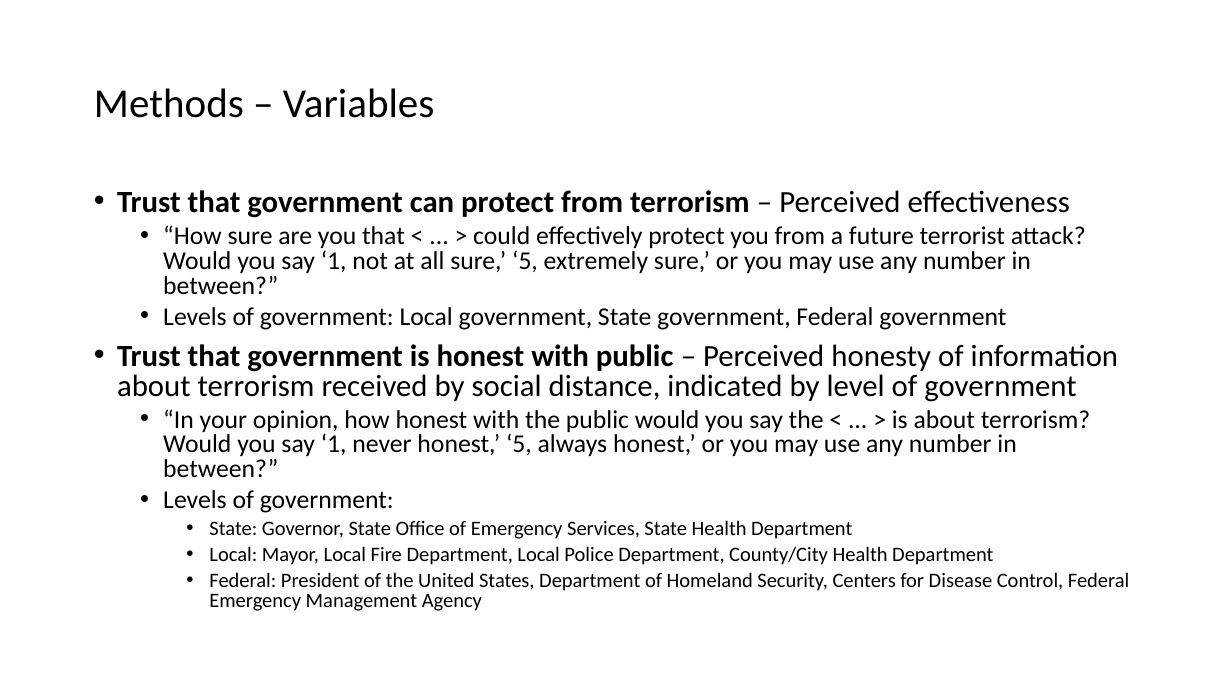
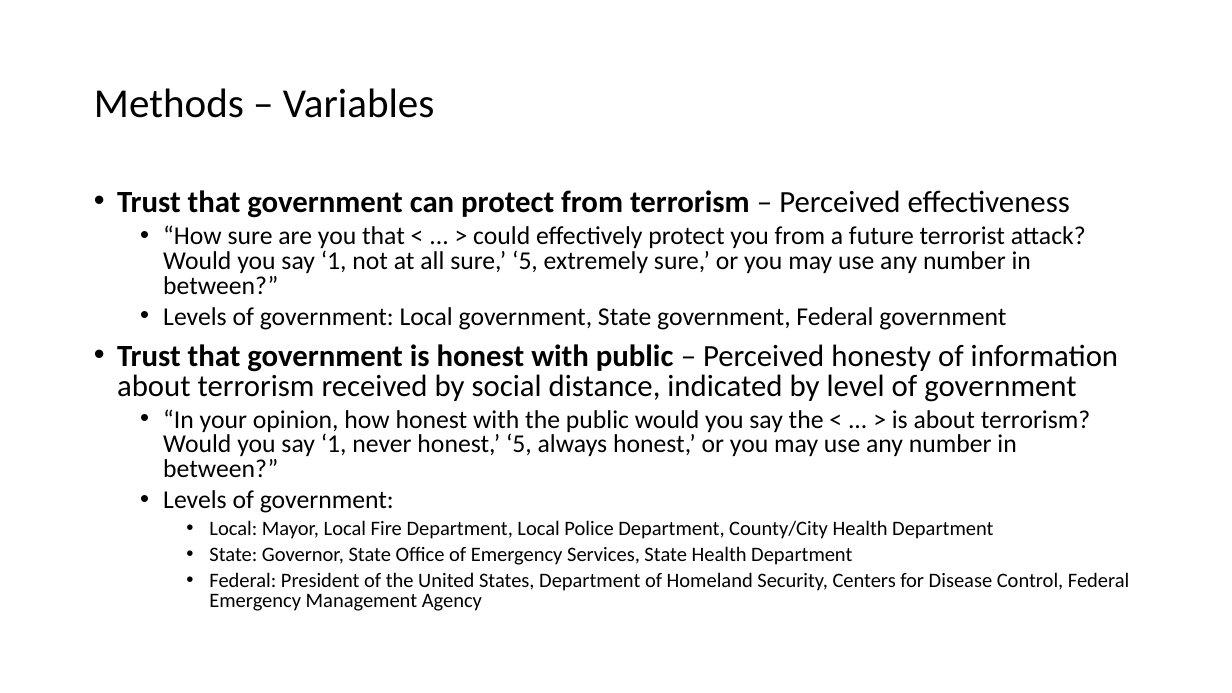
Before and after one commit to ska247/ADA-Final-Project, a slide deck: slide 8 of ADA Presentation.pptx. Drawn at 1232x693 pixels with LibreOffice and Linux fonts; fonts in the diff are those of the drawing. Boxes give left, top, right and bottom in pixels: in the first picture for what was removed or moved away, otherwise in the second. Text is boxed around its words. In the diff, an @@ line names an element or a change of style, - is before the commit and + after.

```diff
--- a/ADA Presentation.pptx
+++ b/ADA Presentation.pptx
@@ text at <box>209,520,993,539</box>: paragraph added @@
+    • Local: Mayor, Local Fire Department, Local Police Department, County/City Health Department
@@ text at <box>209,546,993,565</box>: paragraph removed @@
-    • Local: Mayor, Local Fire Department, Local Police Department, County/City Health Department
```
Also in this commit, not shown: 1 other slide changed, 2 slides added, 1 slide removed.
